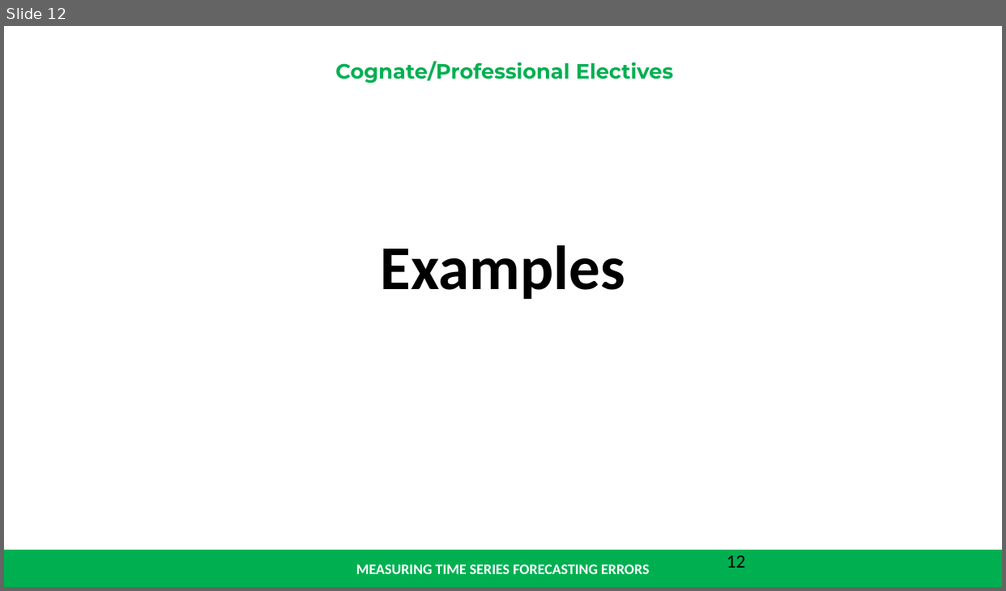
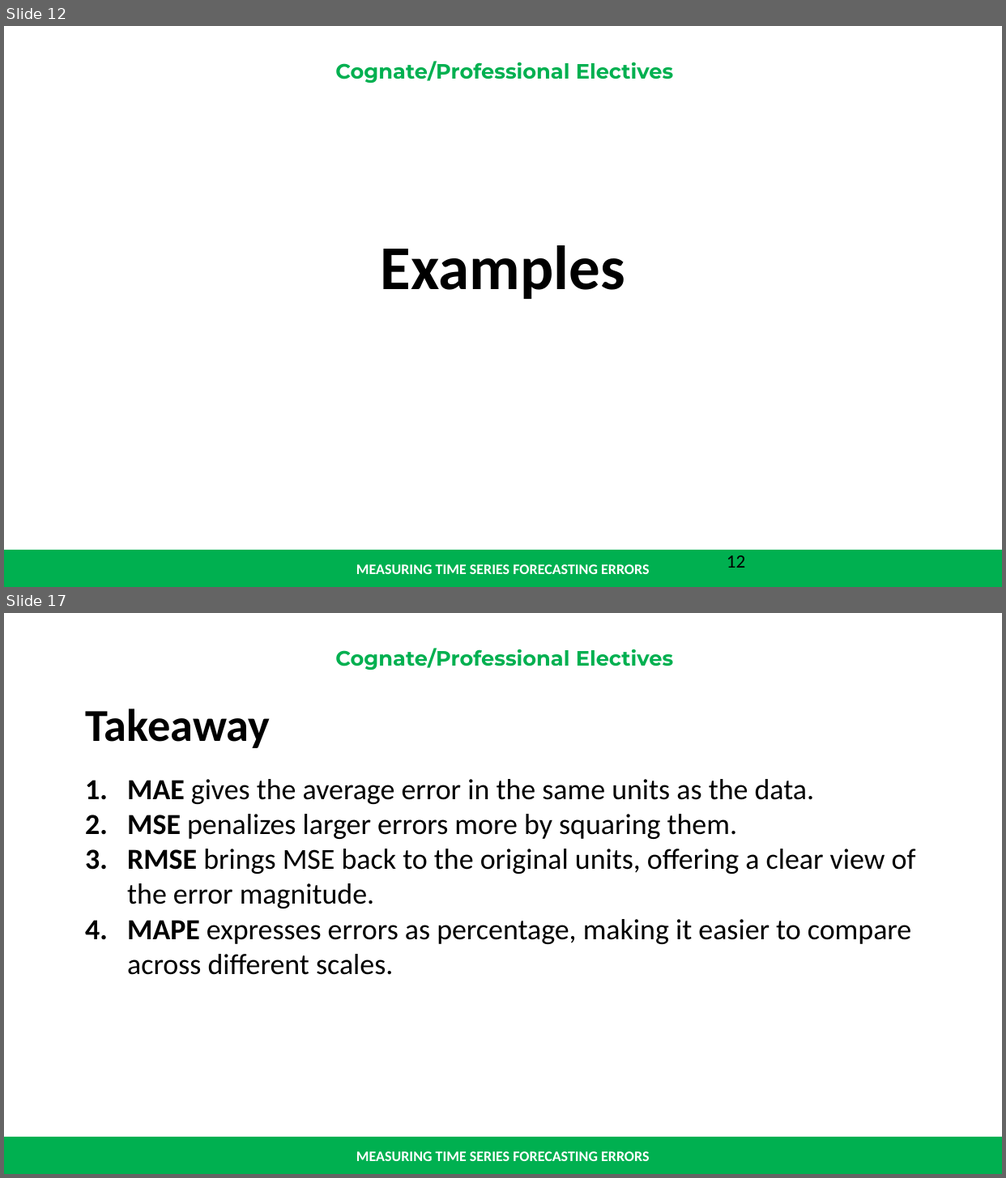
Before and after one commit to renatomaaliw3/public_files, a slide deck: CPE Electives (1 - 3)/01. Lectures Notebook/000. Presentations & Text Books/01. Presentation Slides/06.8 Measuring Forecasting Errors.pptx. Shown one above the other, each under a label of ours: slide 12 before the commit, slides 12 and 17 after it; the slides between them are not shown. The pictures are 1006x591 and 1006x1178 pixels, drawn with LibreOffice and Linux fonts; fonts in the diff are those of the drawing. Boxes give left, top, right and bottom in pixels: in the first picture for what was removed or moved away, otherwise in the second. Text is boxed around its words. In the diff, an @@ line names an element or a change of style, - is before the commit and + after.

```diff
--- a/CPE Electives (1 - 3)/01. Lectures Notebook/000. Presentations & Text Books/01. Presentation Slides/06.8 Measuring Forecasting Errors.pptx
+++ b/CPE Electives (1 - 3)/01. Lectures Notebook/000. Presentations & Text Books/01. Presentation Slides/06.8 Measuring Forecasting Errors.pptx
@@ slide 17 added at (x1=4, y1=613, x2=1002, y2=1174), background #FFFFFF; not listed: 3 template elements that a slide beside it also shows @@
@@ text added at (x1=85, y1=709, x2=916, y2=975), 28 pt, text #000000 @@
+Takeaway
+1. MAE gives the average error in the same units as the data.
+2. MSE penalizes larger errors more by squaring them.
+3. RMSE brings MSE back to the original units, offering a clear view of the error magnitude.
+4. MAPE expresses errors as percentage, making it easier to compare across different scales.
```
Also in this commit, not shown: 1 slide changed, 16 other slides added, 1 other file.
